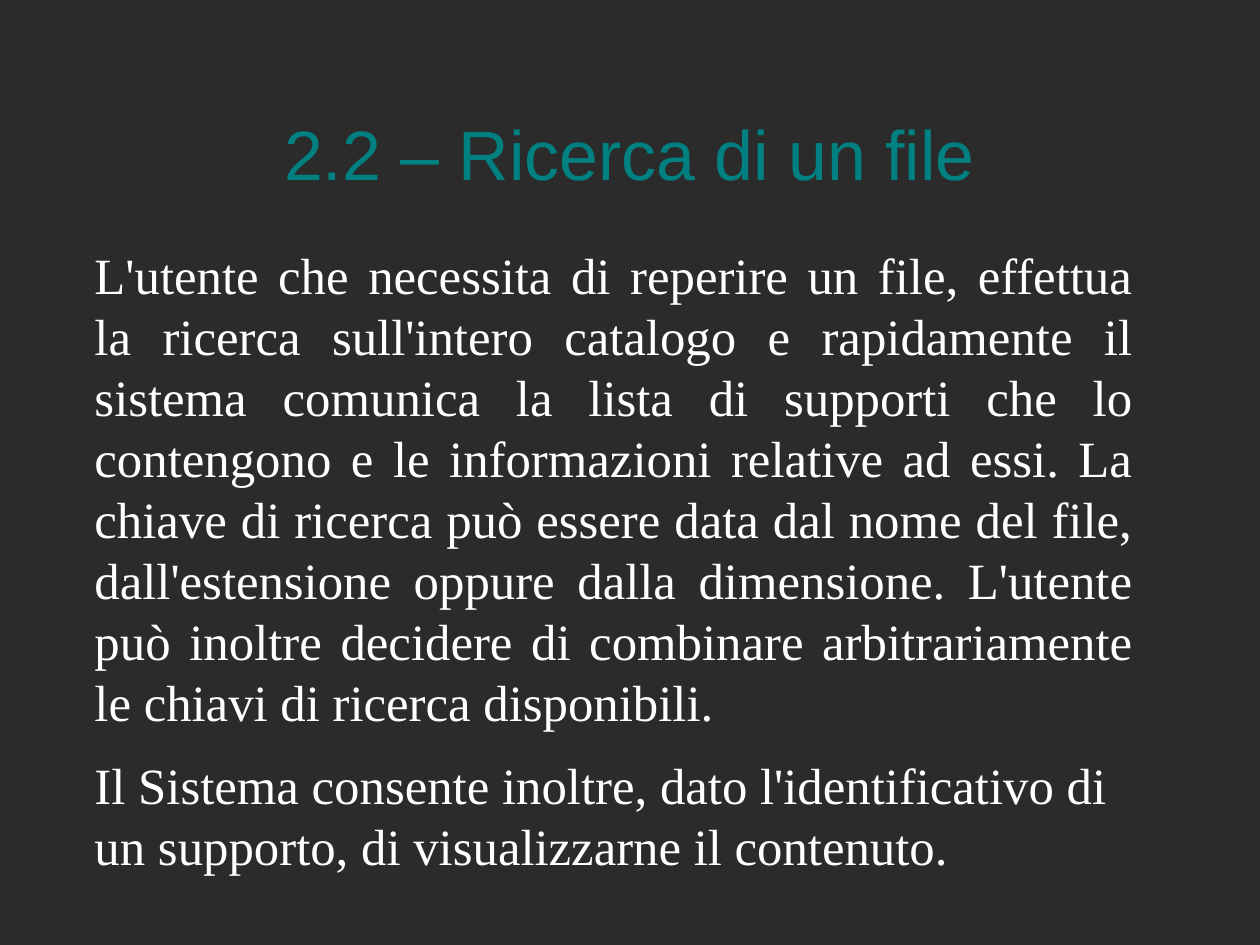
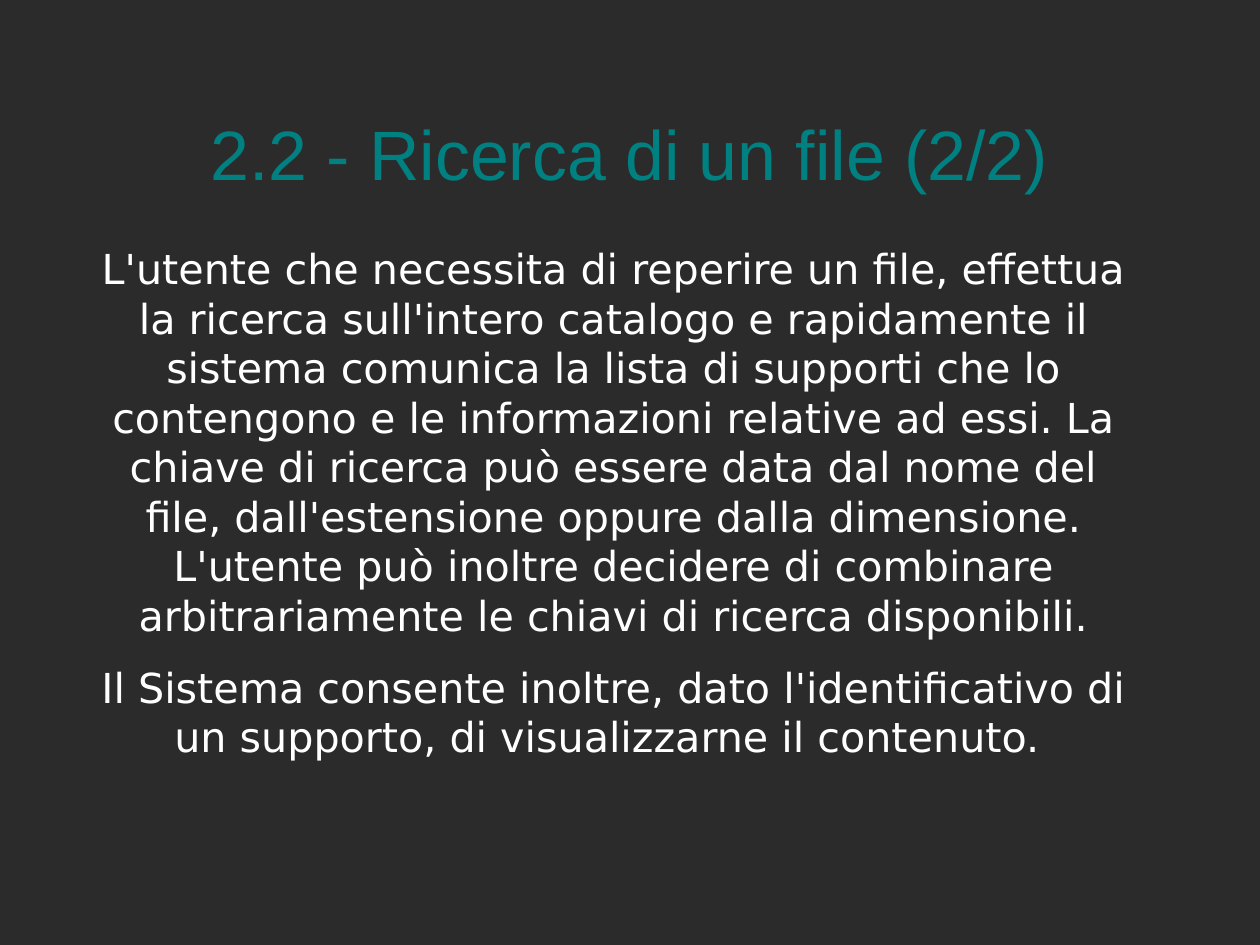
Before and after one commit to Muffo/medialog, a slide deck: slide 10 of presentazione MediaLog.odp. Drawn at 1260x945 pixels with LibreOffice and Linux fonts; fonts in the diff are those of the drawing; background and template pictures are left out; a plain dark background stands for a picture behind light text. Boxes give left, top, right and bottom in pixels: in the first picture for what was removed or moved away, otherwise in the second. Text is boxed around its words. In the diff, an @@ line names an element or a change of style, - is before the commit and + after.

```diff
--- a/presentazione MediaLog.odp
+++ b/presentazione MediaLog.odp
@@ title at [210,129,1048,193]: text changed @@
-2.2 – Ricerca di un file
+2.2 - Ricerca di un file (2/2)
@@ text "L'utente che necessita di reperire ..." at [101,252,1125,761]: size 32 to 26 pt, font Times New Roman to DejaVu Sans; alignment justified to centre; alignment left to centre @@
```
Also in this commit, not shown: 17 other slides changed, 22 slides added, 2 slides removed, 13 other files.
